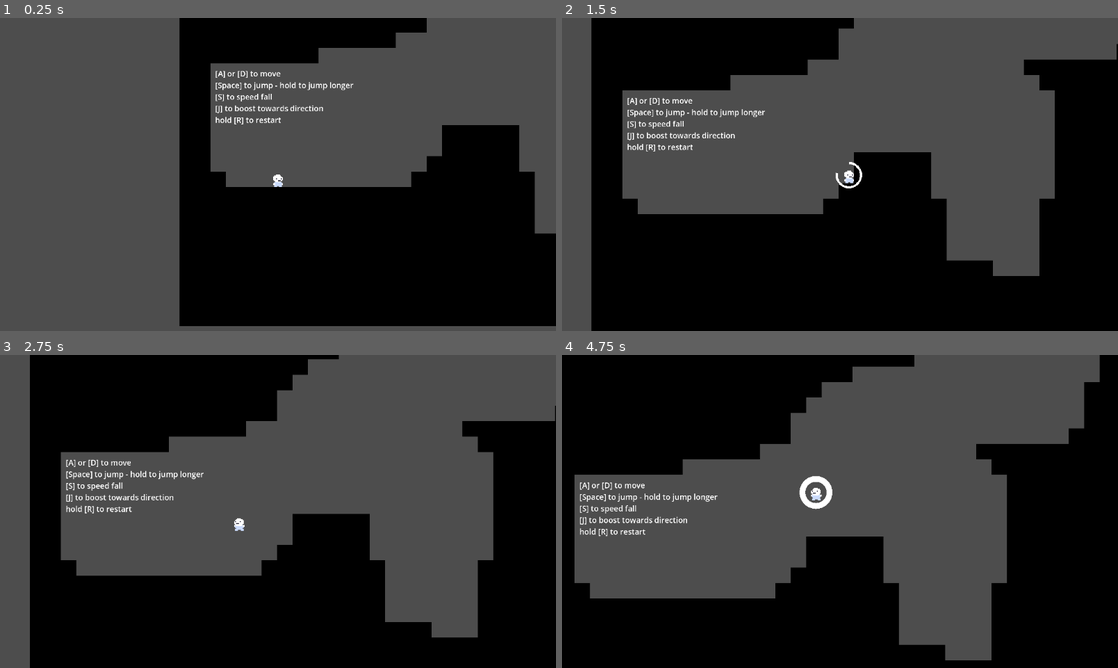
Above: before the commit, frames 1-4 (two rows, left to right).
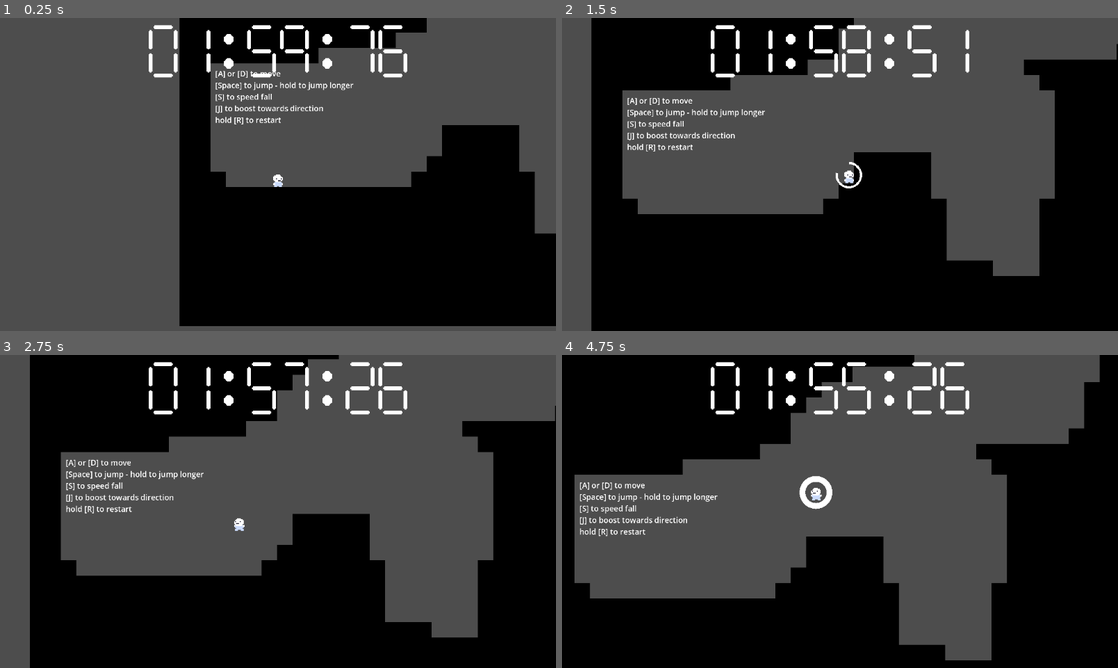
Above: after the commit, the same moments.

Repository: pxlinspace/hydrogen-bomb-vs.-coughing-baby
Game: Godot game, scene res://scenes/main.tscn
The game is run twice, just before and just after one commit, with the same random seed, the same clock (stepped at 60 frames per second) and the same inputs.
Inputs (mouse positions are in pixels of both pictures, inside the frame that each line leads up to):
- Up to frame 1 (0.25 s): no input
- Up to frame 2 (1.5 s): tap Enter at 0.5 s; move the mouse to (962, 158) at 0.52 s; hold J (cough) 0.53-1.28 s; hold D (right) from 0.53 s (still down); click (962, 158) at 0.67 s; tap Space (jump) at 0.77 s; move the mouse to (728, 190) at 1.27 s; tap S (dive) at 1.35 s
- Up to frame 3 (2.75 s): tap Space (jump) at 1.52 s; move the mouse to (333, 442) at 2.02 s; release D (right) at 2.03 s; hold A (left) from 2.03 s (still down); tap Alt at 2.1 s
- Up to frame 4 (4.75 s): move the mouse to (812, 574) at 2.77 s; release A (left) at 2.78 s; hold D (right) 2.78-4.28 s; tap Shift at 2.85 s; click (812, 574) at 2.92 s; tap Space (jump) at 3.02, 3.77, 4.52 s; move the mouse to (1006, 558) at 3.52 s; hold J (cough) 3.53-4.28 s; move the mouse to (673, 464) at 4.27 s; hold A (left) from 4.28 s (still down); tap S (dive) at 4.35 s

The runs differ from the first frame. In frame 1, 1.4% of the frame differs, in the area x 26-74%, y 2-31%; in frame 2, 1.4%; in frame 3, 1.4%; in frame 4, 1.5%, in the area x 26-74%, y 2-20%.

Commit message:
added digital timer

Diff:
--- a/scenes/main.gd
+++ b/scenes/main.gd
@@ -2,11 +2,15 @@
 
 @onready var restart_timer: Timer = $RestartTimer
 @onready var restart_bar: TextureProgressBar = $GUI/HUD/RestartBar
+@onready var bomb_timer: Timer = $BombTimer
+@onready var bomb_time_label: Label = $GUI/HUD/BombTimeLabel
 
 
 func _process(_delta: float) -> void:
 	if not restart_timer.is_stopped():
 		restart_bar.value = 1.0 - restart_timer.time_left / restart_timer.wait_time
+	var cs: float = bomb_timer.time_left * 100.0
+	bomb_time_label.text = "%02d:%02d:%02d" % [fmod(cs/6000, 60), fmod(cs/100, 60), fmod(cs, 100)]
 
 
 func _input(event: InputEvent) -> void:
--- a/scenes/main.tscn
+++ b/scenes/main.tscn
@@ -4,6 +4,7 @@
 [ext_resource type="Script" uid="uid://cngkhcuvi3x45" path="res://scenes/main.gd" id="1_sugp2"]
 [ext_resource type="Texture2D" uid="uid://drrt8agh8jgxe" path="res://assets/images/tileset_temp.png" id="2_0wfyh"]
 [ext_resource type="Texture2D" uid="uid://bm3ckabkyunfj" path="res://assets/images/cough-bar-temp.png" id="4_jyhfs"]
+[ext_resource type="FontFile" uid="uid://br00iygd0338q" path="res://assets/fonts/digital-Sheet.png" id="5_tbgi4"]
 
 [sub_resource type="TileSetAtlasSource" id="TileSetAtlasSource_vtm10"]
 texture = ExtResource("2_0wfyh")
@@ -17,7 +18,16 @@
 [node name="Main" type="Node" unique_id=1029880596]
 script = ExtResource("1_sugp2")
 
+[node name="RestartTimer" type="Timer" parent="." unique_id=215946578]
+wait_time = 0.5
+
+[node name="BombTimer" type="Timer" parent="." unique_id=882243227]
+wait_time = 120.0
+one_shot = true
+autostart = true
+
 [node name="Stage" type="Node2D" parent="." unique_id=1875758802]
+position = Vector2(20, -380)
 
 [node name="TileMapLayer" type="TileMapLayer" parent="Stage" unique_id=2003295303]
 position = Vector2(-1, 0)
@@ -60,16 +70,15 @@
 [J] to boost towards direction
 hold [R] to restart"
 
-[node name="RestartTimer" type="Timer" parent="." unique_id=215946578]
-wait_time = 0.5
-
 [node name="GUI" type="CanvasLayer" parent="." unique_id=731714688]
 
 [node name="HUD" type="Control" parent="GUI" unique_id=616571288]
 layout_mode = 3
-anchors_preset = 0
-offset_right = 40.0
-offset_bottom = 40.0
+anchors_preset = 15
+anchor_right = 1.0
+anchor_bottom = 1.0
+grow_horizontal = 2
+grow_vertical = 2
 
 [node name="RestartBar" type="TextureProgressBar" parent="GUI/HUD" unique_id=871795113]
 visible = false
@@ -85,4 +94,18 @@
 nine_patch_stretch = true
 texture_progress = ExtResource("4_jyhfs")
 
+[node name="BombTimeLabel" type="Label" parent="GUI/HUD" unique_id=3306489]
+layout_mode = 1
+anchors_preset = 5
+anchor_left = 0.5
+anchor_right = 0.5
+offset_left = -272.0
+offset_top = 5.0
+offset_right = 272.0
+offset_bottom = 133.0
+grow_horizontal = 2
+theme_override_fonts/font = ExtResource("5_tbgi4")
+theme_override_font_sizes/font_size = 128
+text = "02:00:00"
+
 [connection signal="timeout" from="RestartTimer" to="." method="_on_restart_timer_timeout"]
Binary file added: assets/fonts/digital-Sheet.png
Not shown, added: assets/fonts/digital-Sheet.png.import
Binary file added: assets/fonts/digital.aseprite
